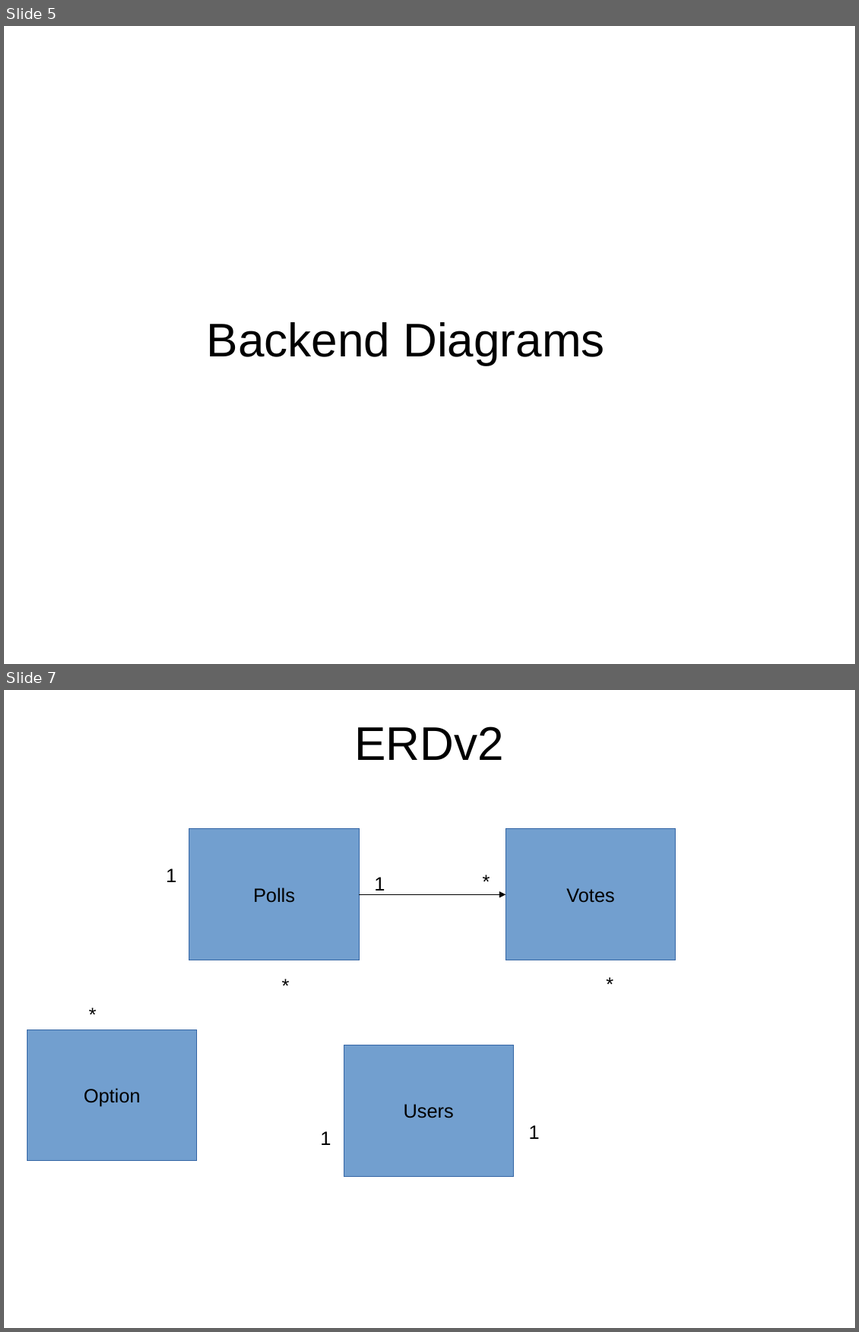
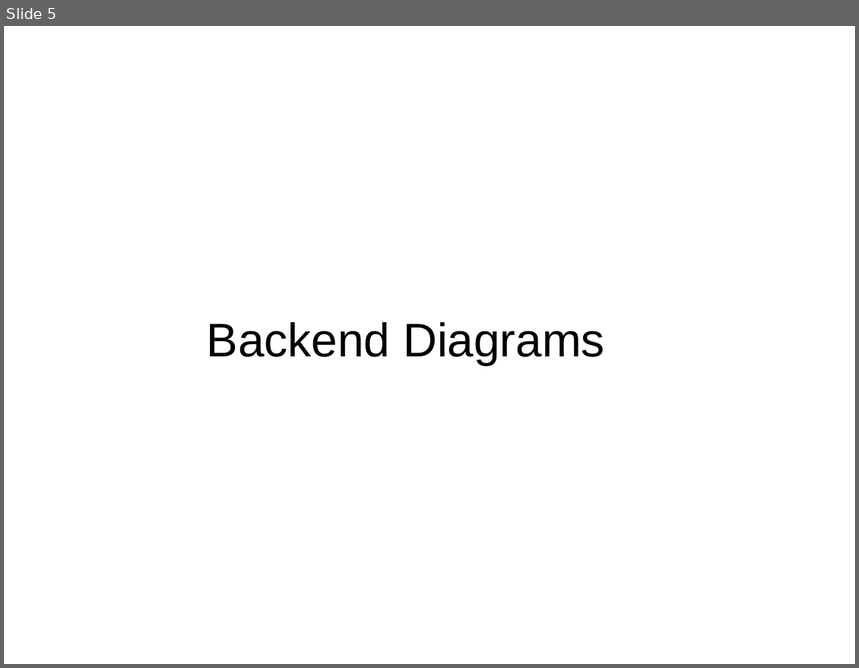
Before and after one commit to ajordon/poll_it_, a slide deck: _Docs/Poll_it_wireframe.pptx. Shown one above the other, each under a label of ours: slides 5 and 7 before the commit, slide 5 after it; the slides between them are not shown. The pictures are 859x1332 and 859x668 pixels, drawn with LibreOffice and Linux fonts; fonts in the diff are those of the drawing. Boxes give left, top, right and bottom in pixels: in the first picture for what was removed or moved away, otherwise in the second. Text is boxed around its words. In the diff, an @@ line names an element or a change of style, - is before the commit and + after.

```diff
--- a/_Docs/Poll_it_wireframe.pptx
+++ b/_Docs/Poll_it_wireframe.pptx
@@ slide 7 removed at [4, 690, 855, 1328], background #FFFFFF @@
@@ text removed at [354, 726, 504, 760] @@
-ERDv2
@@ rectangle removed at [189, 829, 360, 961] @@
-Polls
@@ rectangle removed at [506, 829, 676, 961] @@
-Votes
@@ text removed at [166, 869, 177, 882] @@
-1
@@ text removed at [475, 866, 498, 894] @@
-*
@@ elbow arrow removed from (360, 894) to (506, 894) @@
@@ text removed at [374, 877, 385, 891] @@
-1
@@ text removed at [275, 970, 297, 999] @@
-*
@@ text removed at [599, 968, 622, 998] @@
-*
@@ text removed at [82, 999, 104, 1028] @@
-*
@@ rectangle removed at [27, 1030, 197, 1161] @@
-Option
@@ rectangle removed at [344, 1046, 514, 1176] @@
-Users
@@ text removed at [320, 1132, 331, 1145] @@
-1
@@ text removed at [529, 1125, 540, 1139] @@
-1
```
Also in this commit, not shown: 1 slide changed, 14 other files.
